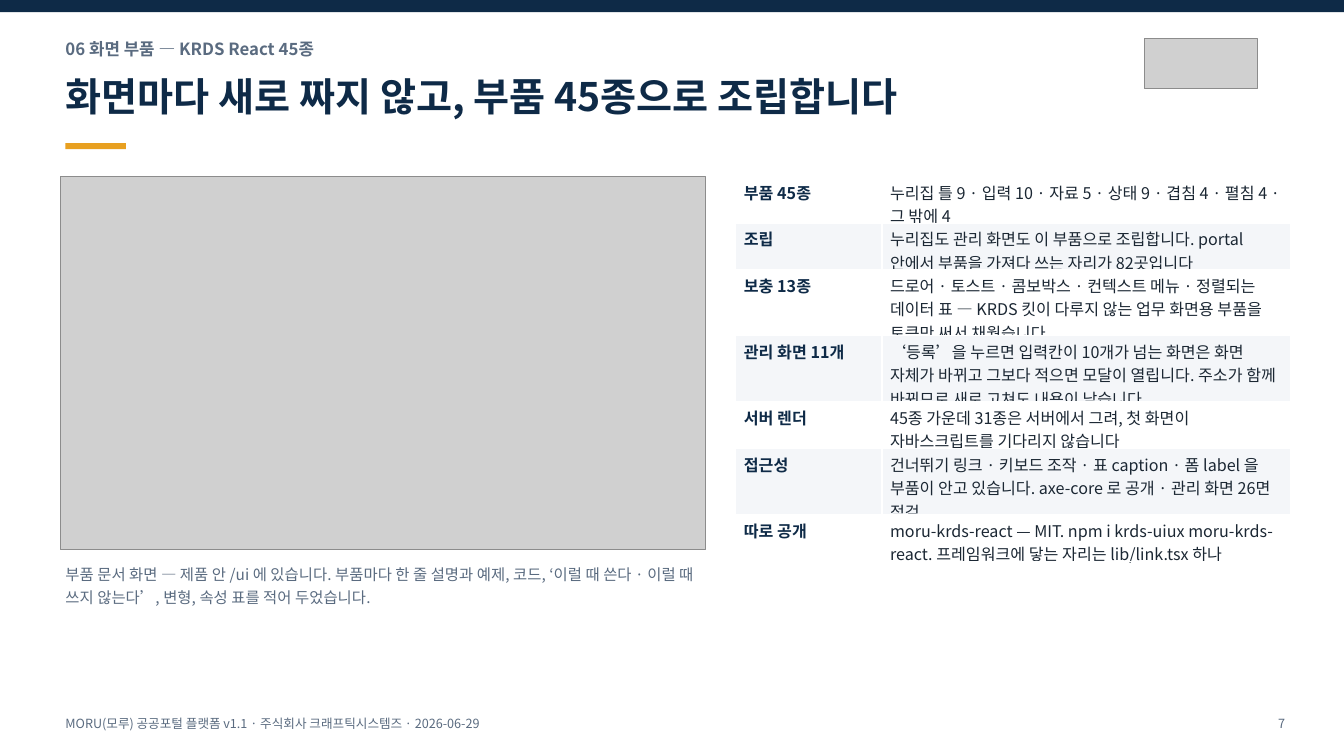
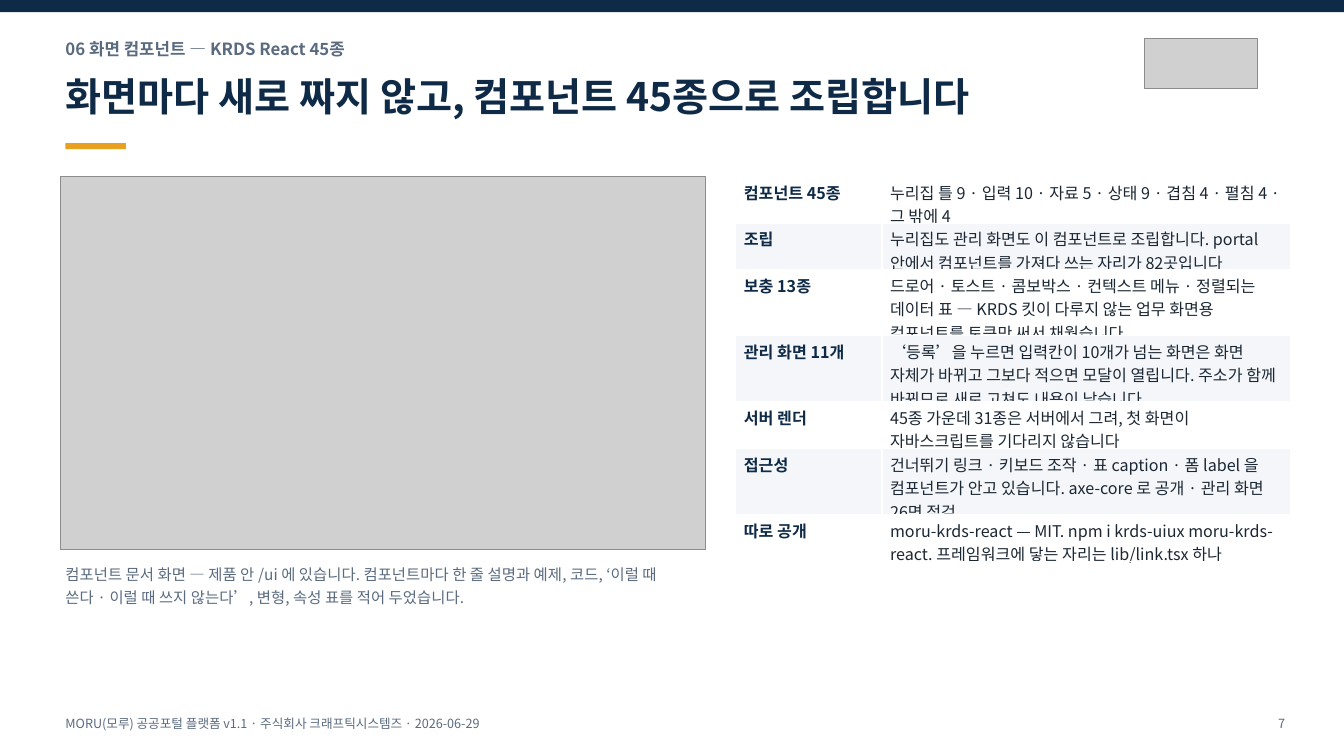
Before and after one commit to mhb8436/moru-release, a slide deck: slide 7 of docs/MORU-발표자료-v1.1.pptx. Drawn at 1344x756 pixels with LibreOffice and Linux fonts; fonts in the diff are those of the drawing; grey boxes stand for pictures. Boxes give left, top, right and bottom in pixels: in the first picture for what was removed or moved away, otherwise in the second. Text is boxed around its words. In the diff, an @@ line names an element or a change of style, - is before the commit and + after.

Commit message:
「부품」을 「컴포넌트」로 바꾸고, 연락처를 전자우편으로 적는다
용어를 컴포넌트로 통일한다. 받침이 사라져 조사도 함께 바꿨다 —
부품이/은/을/으로 → 컴포넌트가/는/를/로. 제품 화면 /ui 의 문구도 같이
바꾸고 캡처를 다시 찍었다(파일 이름도 15-컴포넌트문서.jpg).

절 제목은 「화면을 컴포넌트로 조립합니다」로 고친다.

시연 영상 설명을 만드는 과정이 아니라 보는 순서로 다시 쓴다 —
「일곱 장면에 제목과 자막을 붙여 한 편으로 이었습니다」에서
「일곱 장면이 차례로 나옵니다. 장면마다 제목을 먼저 띄우고 아래쪽에
자막을 깔았습니다」로.

「겉모습은 나머지와 한 벌입니다」는 영어 표현이라 「나머지와 섞어
놓아도 표가 나지 않습니다」로 바꾼다. 「컴포넌트가 안고 있습니다」도
사물을 주어로 세운 문장이라 걷어냈다.

「클라우드 계정이나 바깥 SaaS에는 붙지 않습니다」는 무엇을 말하는지
알 수 없어 실제로 확인한 사실로 바꾼다 — 밖으로 나가는 연결은 기관이
켠 것뿐이다(LLM · 문자 · 본인확인 · 유튜브 썸네일).

문의는 전자우편 하나만 적는다.

```diff
--- a/docs/MORU-발표자료-v1.1.pptx
+++ b/docs/MORU-발표자료-v1.1.pptx
@@ text at (65,41,345,57): text changed @@
-06 화면 부품 — KRDS React 45종
+06 화면 컴포넌트 — KRDS React 45종
@@ text at (65,78,970,120): text changed @@
-화면마다 새로 짜지 않고, 부품 45종으로 조립합니다
+화면마다 새로 짜지 않고, 컴포넌트 45종으로 조립합니다
@@ table at (736,176,1291,567) @@
-row 1, column 1: 부품 45종
+row 1, column 1: 컴포넌트 45종
-row 2, column 2: 누리집도 관리 화면도 이 부품으로 조립합니다. portal 안에서 부품을 가져다 쓰는 자리가 82곳입니다
+row 2, column 2: 누리집도 관리 화면도 이 컴포넌트로 조립합니다. portal 안에서 컴포넌트를 가져다 쓰는 자리가 82곳입니다
-row 3, column 2: 드로어 · 토스트 · 콤보박스 · 컨텍스트 메뉴 · 정렬되는 데이터 표 — KRDS 킷이 다루지 않는 업무 화면용 부품을 토큰만 써서 채웠습니다
+row 3, column 2: 드로어 · 토스트 · 콤보박스 · 컨텍스트 메뉴 · 정렬되는 데이터 표 — KRDS 킷이 다루지 않는 업무 화면용 컴포넌트를 토큰만 써서 채웠습니다
-row 6, column 2: 건너뛰기 링크 · 키보드 조작 · 표 caption · 폼 label 을 부품이 안고 있습니다. axe-core 로 공개 · 관리 화면 26면 점검
+row 6, column 2: 건너뛰기 링크 · 키보드 조작 · 표 caption · 폼 label 을 컴포넌트가 안고 있습니다. axe-core 로 공개 · 관리 화면 26면 점검
@@ text at (65,567,656,606): text changed @@
-부품 문서 화면 — 제품 안 /ui 에 있습니다. 부품마다 한 줄 설명과 예제, 코드, ‘이럴 때 쓴다 · 이럴 때 쓰지 않는다’, 변형, 속성 표를 적어 두었습니다.
+컴포넌트 문서 화면 — 제품 안 /ui 에 있습니다. 컴포넌트마다 한 줄 설명과 예제, 코드, ‘이럴 때 쓴다 · 이럴 때 쓰지 않는다’, 변형, 속성 표를 적어 두었습니다.
```
Also in this commit, not shown: 2 other slides changed, 8 other files.
